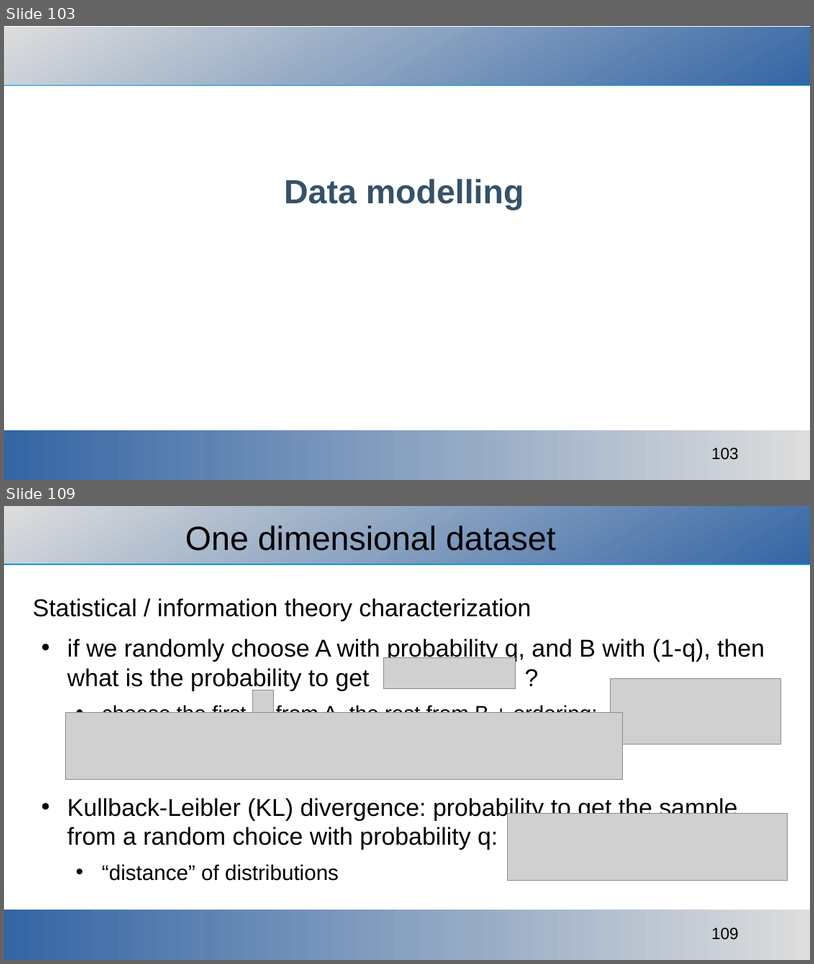
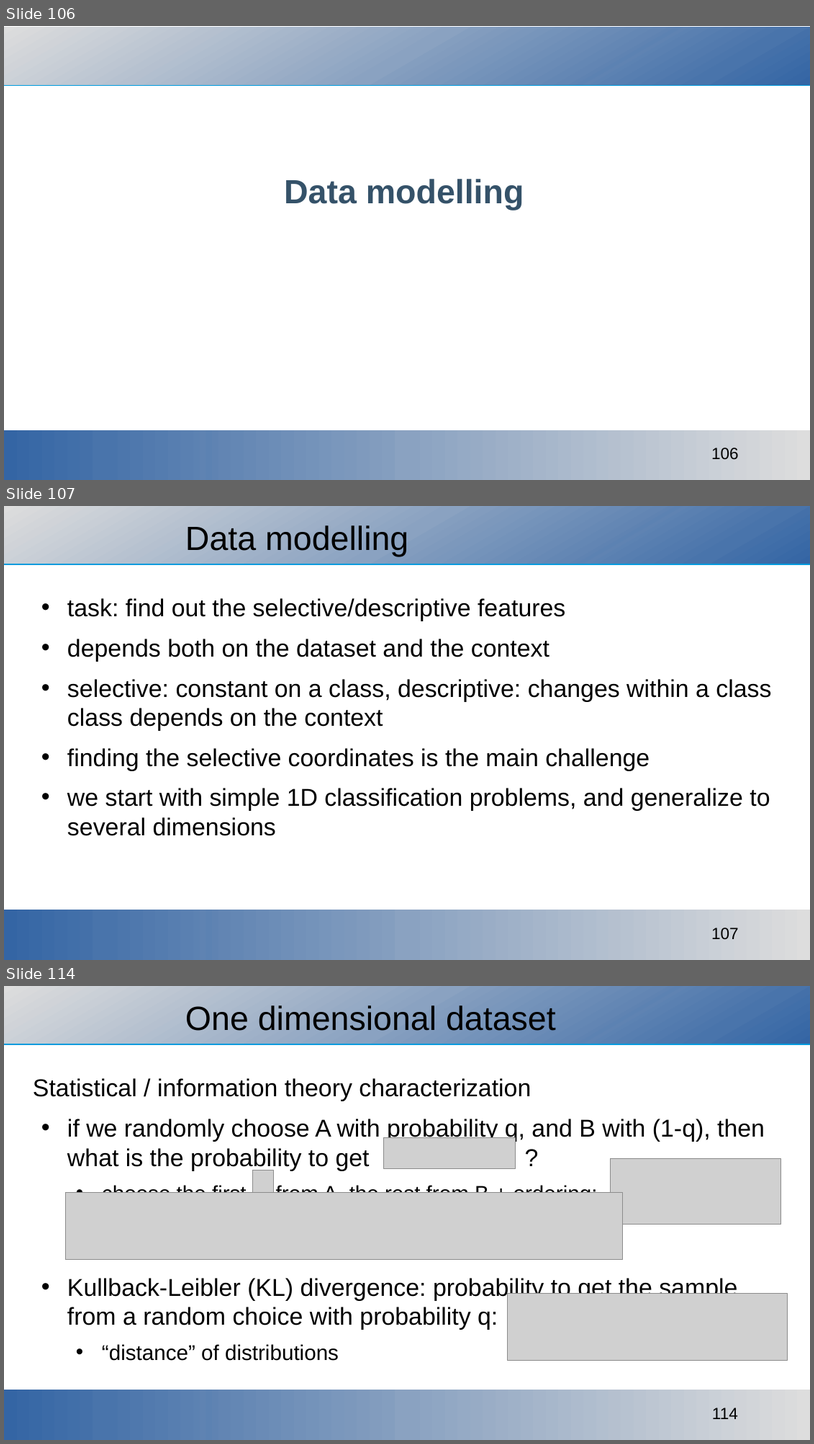
Before and after one commit to ajakovac/ML-in-Practice-I, a slide deck: ML in practice.odp. Shown one above the other, each under a label of ours: slides 103 and 109 before the commit, slides 106, 107 and 114 after it; the slides between them are not shown. The pictures are 814x964 and 814x1444 pixels, drawn with LibreOffice and Linux fonts; fonts in the diff are those of the drawing; grey boxes stand for pictures; background and template pictures are left out. Boxes give left, top, right and bottom in pixels: in the first picture for what was removed or moved away, otherwise in the second. Text is boxed around its words. In the diff, an @@ line names an element or a change of style, - is before the commit and + after.

Commit message:
1d classification added

```diff
--- a/ML in practice.odp
+++ b/ML in practice.odp
@@ slide 107 added at (4,506,810,960), background #FFFFFF; not listed: 3 template elements that a slide beside it also shows @@
@@ title added at (185,525,409,556), 33 pt, text #000000 @@
+Data modelling
@@ text added at (67,598,772,836), 24 pt, text #000000 @@
+• task: find out the selective/descriptive features
+• depends both on the dataset and the context
+• selective: constant on a class, descriptive: changes within a class
+  class depends on the context
+• finding the selective coordinates is the main challenge
+• we start with simple 1D classification problems, and generalize to several dimensions
@@ what was slide 103 is now slide 106 @@
@@ page number at (712,447,739,459): text changed @@
-103
+106
@@ what was slide 109 is now slide 114 @@
@@ page number at (712,1407,738,1419): text changed @@
-109
+114
```
Also in this commit, not shown: 6 slides changed, 4 other slides added, 6 other files.
